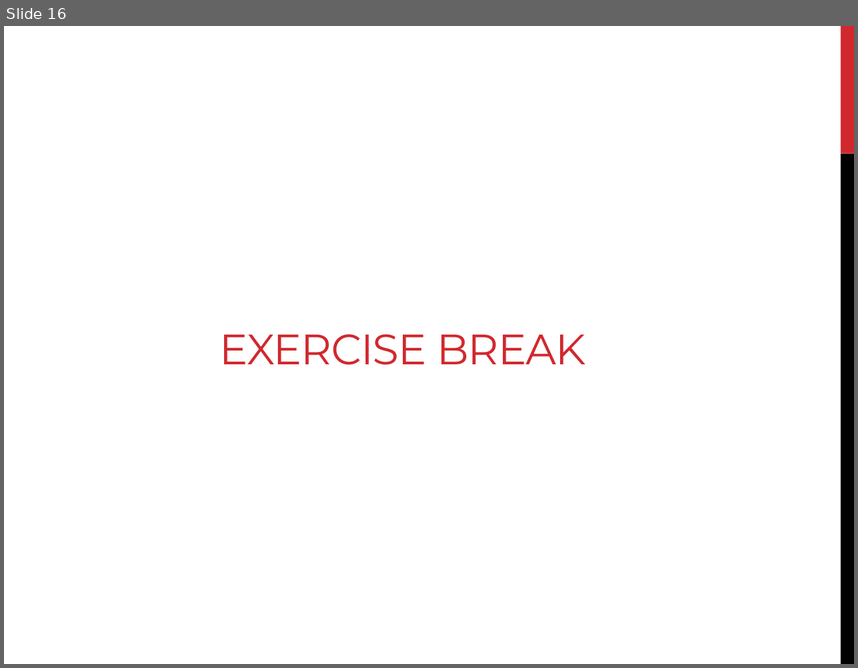
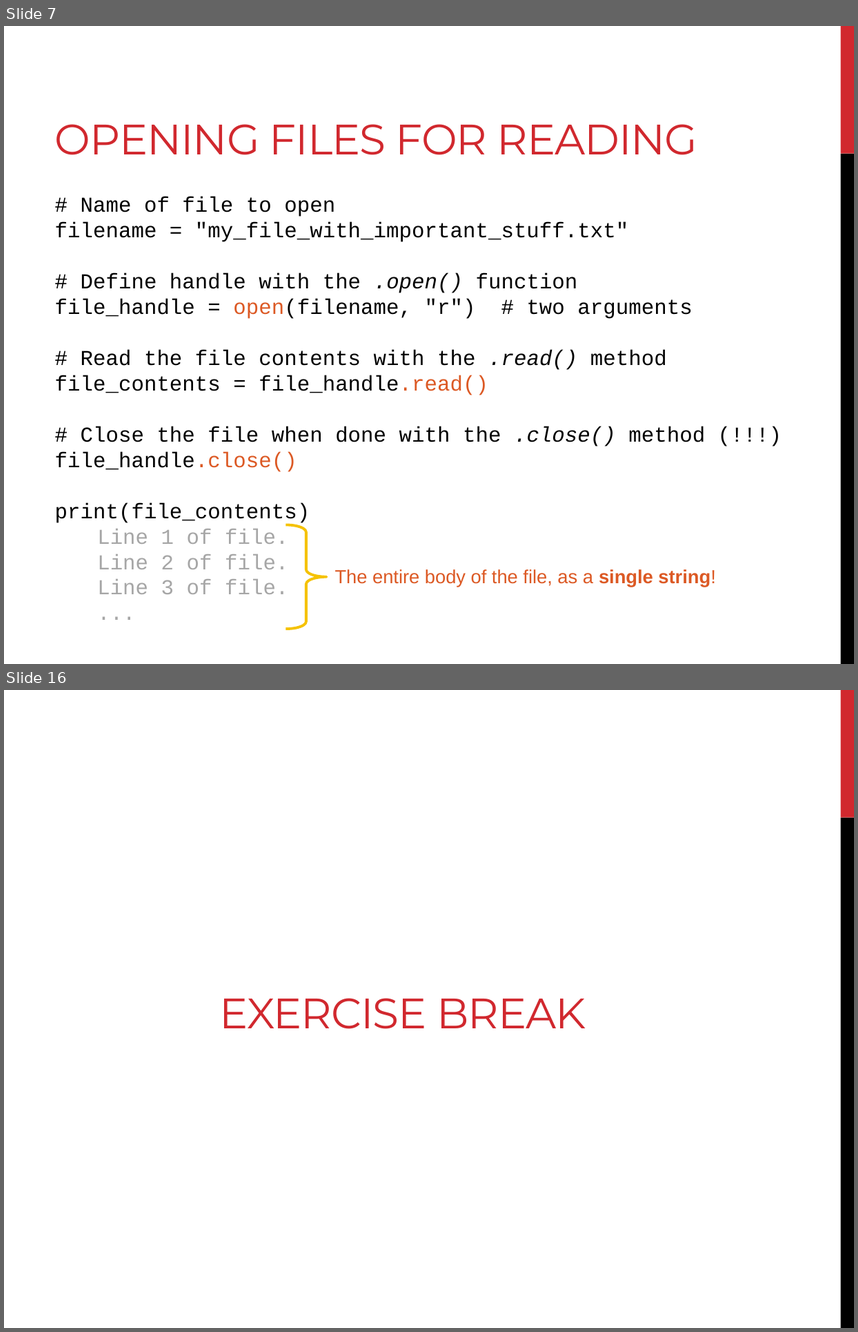
Before and after one commit to sjspielman/bdib2016_python, a slide deck: files/day3_materials/slides_day3.pptx. Shown one above the other, each under a label of ours: slide 16 before the commit, slides 7 and 16 after it; the slides between them are not shown. The pictures are 858x668 and 858x1332 pixels, drawn with LibreOffice and Linux fonts; fonts in the diff are those of the drawing. Boxes give left, top, right and bottom in pixels: in the first picture for what was removed or moved away, otherwise in the second. Text is boxed around its words. In the diff, an @@ line names an element or a change of style, - is before the commit and + after.

```diff
--- a/files/day3_materials/slides_day3.pptx
+++ b/files/day3_materials/slides_day3.pptx
@@ slide 7 added at (x1=4, y1=26, x2=854, y2=664), background #FFFFFF; not listed: 2 template elements that a slide beside it also shows @@
@@ title added at (x1=55, y1=124, x2=698, y2=155), 36 pt, text #D1282E @@
+OPENING FILES FOR READING
@@ text added at (x1=55, y1=196, x2=705, y2=594), 18 pt, text #000000 @@
+# Name of file to open
+filename = "my_file_with_important_stuff.txt"
+# Define handle with the .open() function
+file_handle = open(filename, "r") # two arguments
+# Read the file contents with the .read() method
+file_contents = file_handle.read()
+# Close the file when done with the .close() method (!!!)
+file_handle.close()
+print(file_contents)
+Line 1 of file.
+Line 2 of file.
+Line 3 of file.
+...
@@ right brace added at (x1=286, y1=524, x2=327, y2=628), outline #F5C201 2.25 pt @@
@@ text added at (x1=335, y1=569, x2=716, y2=587), 16 pt, text #DC5924 @@
+The entire body of the file, as a single string!
```
Also in this commit, not shown: 1 slide changed, 13 other slides added, 23 slides removed, 5 other files.
